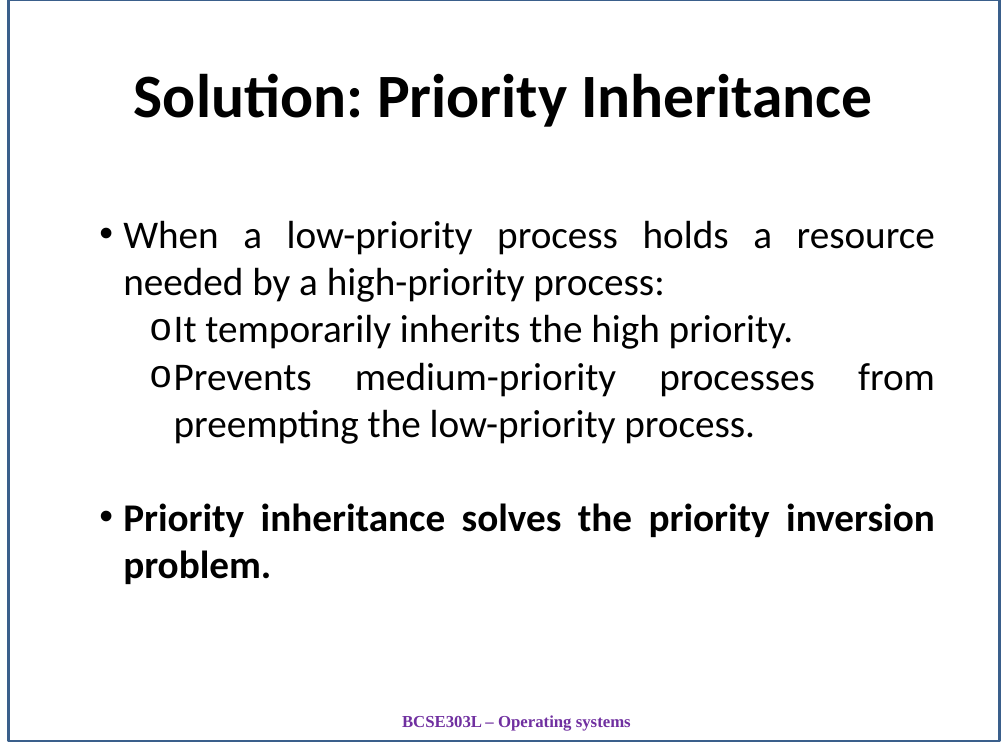
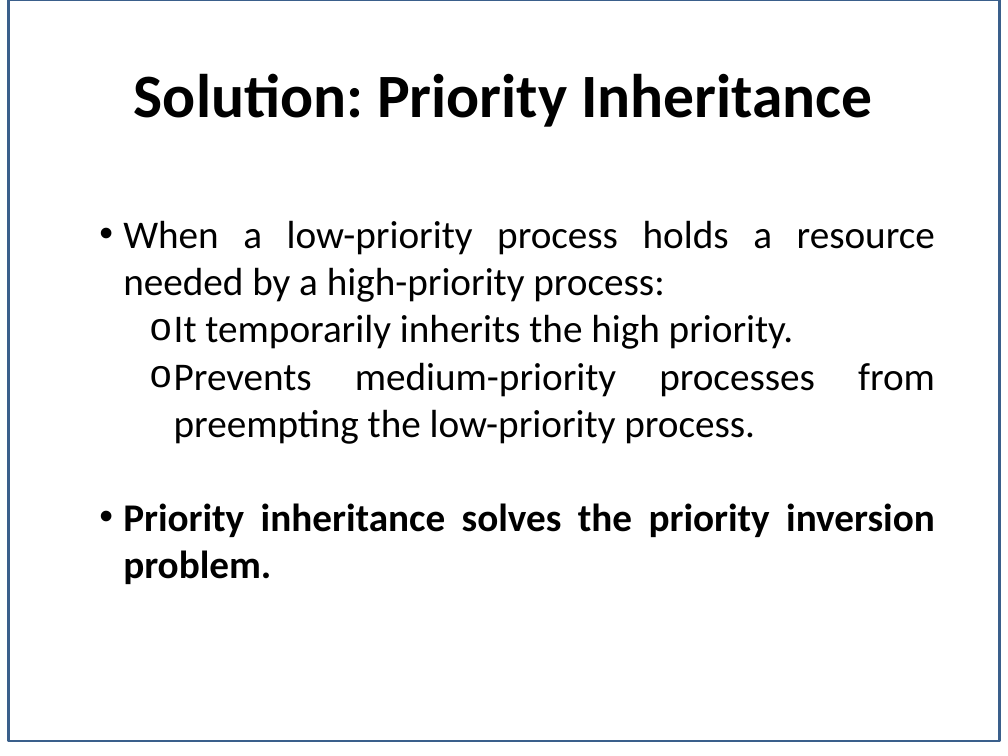
Before and after one commit to codeer-nexus/Priority_Inversion, a slide deck: slide 5 of Ppt.pptx. Drawn at 1008x756 pixels with LibreOffice and Linux fonts; fonts in the diff are those of the drawing. Boxes give left, top, right and bottom in pixels: in the first picture for what was removed or moved away, otherwise in the second. Text is boxed around its words. In the diff, an @@ line names an element or a change of style, - is before the commit and + after.

```diff
--- a/Ppt.pptx
+++ b/Ppt.pptx
@@ text removed at box(402, 715, 631, 731) @@
-BCSE303L – Operating systems
```
Also in this commit, not shown: 13 other slides changed, 3 other files.
